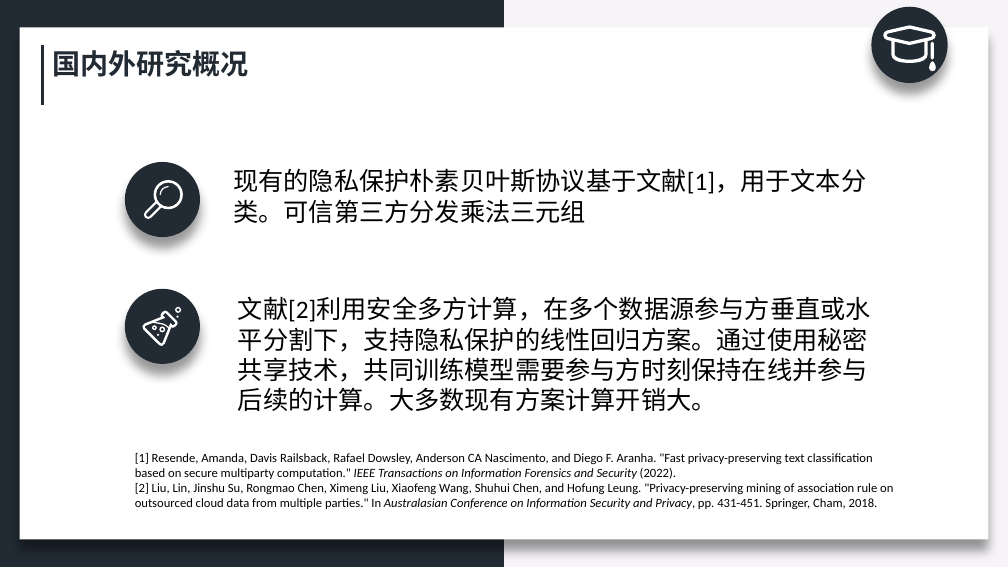
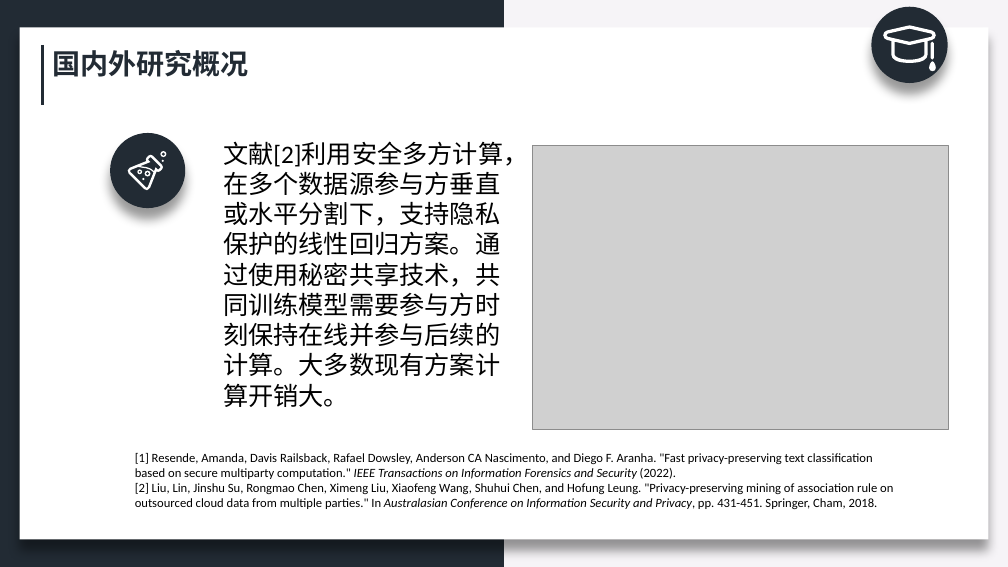
Before and after one commit to zeemeil/zeemeil.github.io, a slide deck: slide 6 of files/doctoral_dissertation_proposal.pptx. Drawn at 1008x567 pixels with LibreOffice and Linux fonts; fonts in the diff are those of the drawing; grey boxes stand for pictures. Boxes give left, top, right and bottom in pixels: in the first picture for what was removed or moved away, otherwise in the second. Text is boxed around its words. In the diff, an @@ line names an element or a change of style, - is before the commit and + after.

```diff
--- a/files/doctoral_dissertation_proposal.pptx
+++ b/files/doctoral_dissertation_proposal.pptx
@@ text "文献[2]利用安全多方计算，在多个数据源参与方垂直或水平分割下，支持隐私保护的线性回归方案。通过使用秘密共享技术，共同训 ..." rewrapped from [238,296,871,411] to [223,141,528,407] @@
@@ picture added at [532,145,948,429] @@
@@ ellipse removed at [125,162,201,238] @@
@@ 6 freeform shapes, 1 ellipse: place and size @@
-6 freeform shapes, 1 ellipse at [125,289,201,365]
+6 freeform shapes, 1 ellipse at [110,133,185,209]
@@ text removed at [233,168,866,223] @@
-现有的隐私保护朴素贝叶斯协议基于文献[1]，用于文本分类。可信第三方分发乘法三元组
@@ freeform shape removed at [144,180,183,220] @@
@@ freeform shape removed at [159,186,168,196] @@
```
Also in this commit, not shown: 2 other slides changed, 5 slides added, 4 slides removed, 2 other files.
